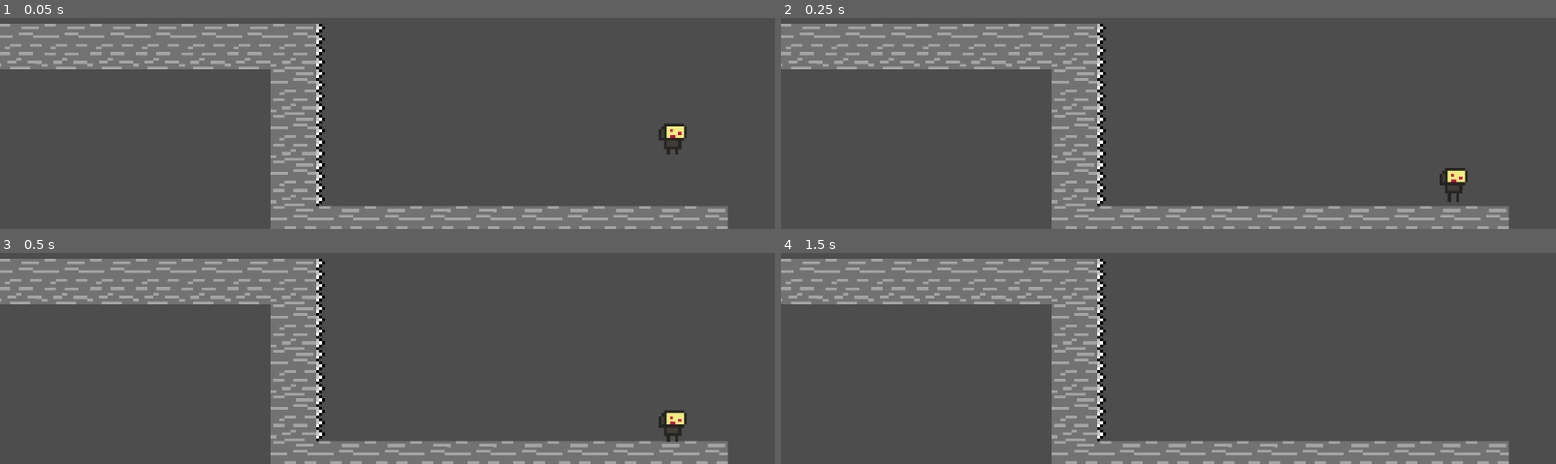
Above: before the commit, frames 1-4 (two rows, left to right).
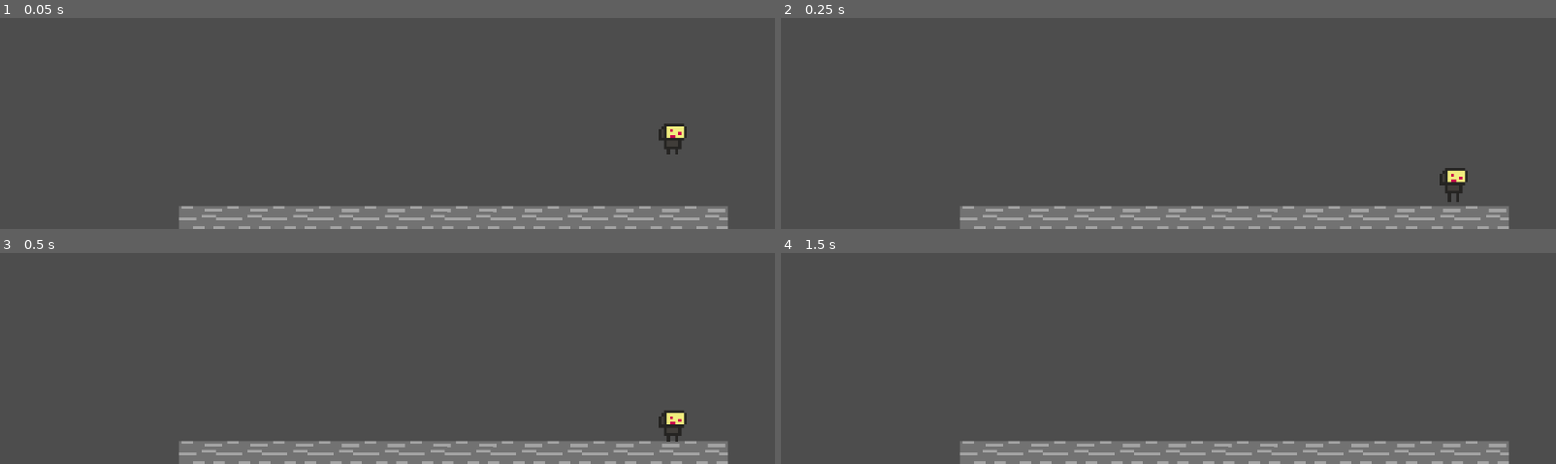
Above: after the commit, the same moments.

Repository: arcality/Built-to-Scale-GMTK-2024
Game: Godot game, scene res://scenes/main.tscn
Same seed, same stepped clock (60 frames per second), same inputs: the game is played once before the commit and once after it. The engine's default icon, where the game draws it, is replaced by a stand-in: a white triangle on a blue panel in a dark square.
Inputs:
- Up to frame 1 (0.05 s): no input
- Up to frame 2 (0.25 s): no input
- Up to frame 3 (0.5 s): no input
- Up to frame 4 (1.5 s): hold D (move_right) from 0.53 s (still down); tap Space (jump) at 0.77 s

The runs differ from the first frame. In frame 1, 15% of the frame differs, in the area x 0-42%, y 2-100%; in frame 2, 15%; in frame 3, 15%; in frame 4, 15%.

Commit message:
changed level

Diff:
--- a/scenes/levels/level_one.tscn
+++ b/scenes/levels/level_one.tscn
@@ -63,8 +63,8 @@
 format = 2
 layer_0/tile_data = PackedInt32Array(0, 0, 0, 1, 0, 0, 2, 0, 0, 3, 0, 0, 4, 0, 0, 5, 0, 0, 65535, 0, 0, -1, 0, 0, -6553 …(199 unchanged characters)…
 
-[node name="HazardTiles" type="TileMap" parent="."]
+[node name="LevelTiles" type="TileMap" parent="."]
 scale = Vector2(4.25, 4.25)
 tile_set = SubResource("TileSet_f3q0e")
 format = 2
-layer_0/tile_data = PackedInt32Array(131070, 0, 0, 196606, 0, 0, 262142, 0, 0, 131071, 131072, 0, 196607, 131072, 0, 262143, 131072, 0, 131064, 0, 0, 131065, 0, 0, 131066, 0, 0, 131067, 0, 0, 131068, 0, 0, 131069, 0, 0, 327678, 0, 0, 393214, 0, 0, 327679, 131072, 0, 393215, 0, 0, 327680, 0, 0, 327681, 0, 0, 327682, 0, 0, 327683, 0, 0, 327684, 0, 0, 327685, 0, 0, 327686, 0, 0, 327687, 0, 0)
+layer_0/tile_data = PackedInt32Array(393214, 0, 0, 393215, 0, 0, 327680, 0, 0, 327681, 0, 0, 327682, 0, 0, 327683, 0, 0, 327684, 0, 0, 327685, 0, 0, 327686, 0, 0, 327687, 0, 0, 393213, 0, 0, 393212, 0, 0)
